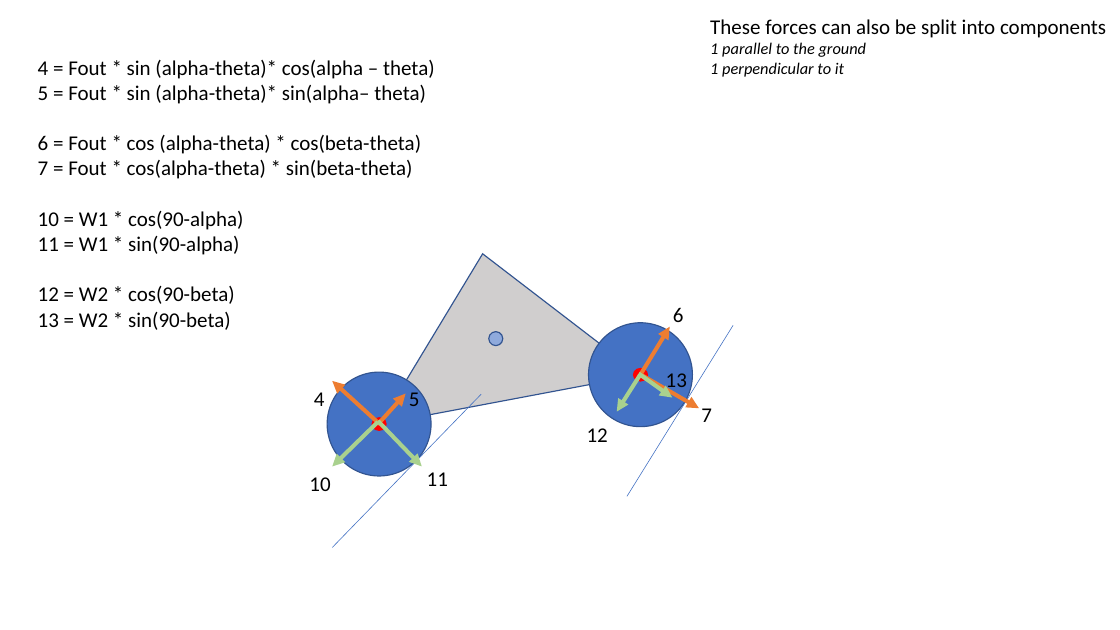
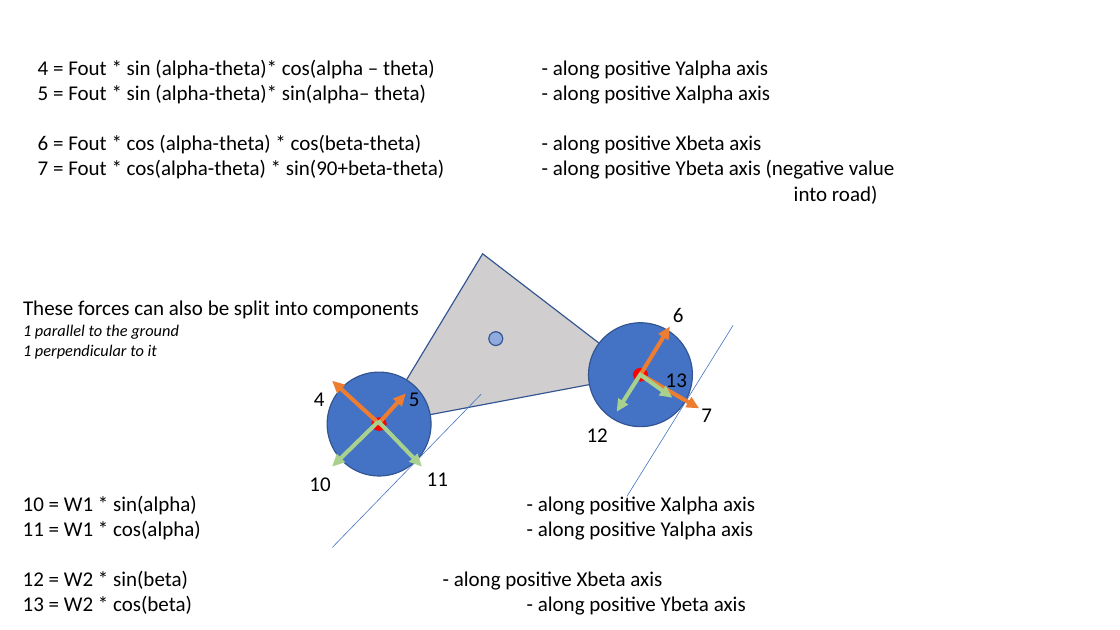
Before and after one commit to rhambleton/drive2d, a slide deck: slide 14 of vehicle forces.pptx. Drawn at 1120x630 pixels with LibreOffice and Linux fonts; fonts in the diff are those of the drawing. Boxes give left, top, right and bottom in pixels: in the first picture for what was removed or moved away, otherwise in the second. Text is boxed around its words. In the diff, an @@ line names an element or a change of style, - is before the commit and + after.

Commit message:
force model design almost complete

```diff
--- a/vehicle forces.pptx
+++ b/vehicle forces.pptx
@@ text at (38, 60, 895, 204): text changed @@
-4 = Fout * sin (alpha-theta)* cos(alpha – theta)
-5 = Fout * sin (alpha-theta)* sin(alpha– theta)
-6 = Fout * cos (alpha-theta) * cos(beta-theta)
-7 = Fout * cos(alpha-theta) * sin(beta-theta)
-10 = W1 * cos(90-alpha)
-11 = W1 * sin(90-alpha)
-12 = W2 * cos(90-beta)
-13 = W2 * sin(90-beta)
+4 = Fout * sin (alpha-theta)* cos(alpha – theta) - along positive Yalpha axis
+5 = Fout * sin (alpha-theta)* sin(alpha– theta) - along positive Xalpha axis
+6 = Fout * cos (alpha-theta) * cos(beta-theta) - along positive Xbeta axis
+7 = Fout * cos(alpha-theta) * sin(90+beta-theta) - along positive Ybeta axis (negative value
+into road)
@@ text "These forces can also be ...": place and size @@
-text "These forces can also be ..." at (710, 19, 1106, 77)
+text "These forces can also be ..." at (23, 300, 419, 359)
@@ text added at (23, 493, 746, 614), 18 pt, text #000000 @@
+10 = W1 * sin(alpha) - along positive Xalpha axis
+11 = W1 * cos(alpha) - along positive Yalpha axis
+12 = W2 * sin(beta) - along positive Xbeta axis
+13 = W2 * cos(beta) - along positive Ybeta axis
```
Also in this commit, not shown: 10 other slides changed, 1 slide added, 1 slide removed.
